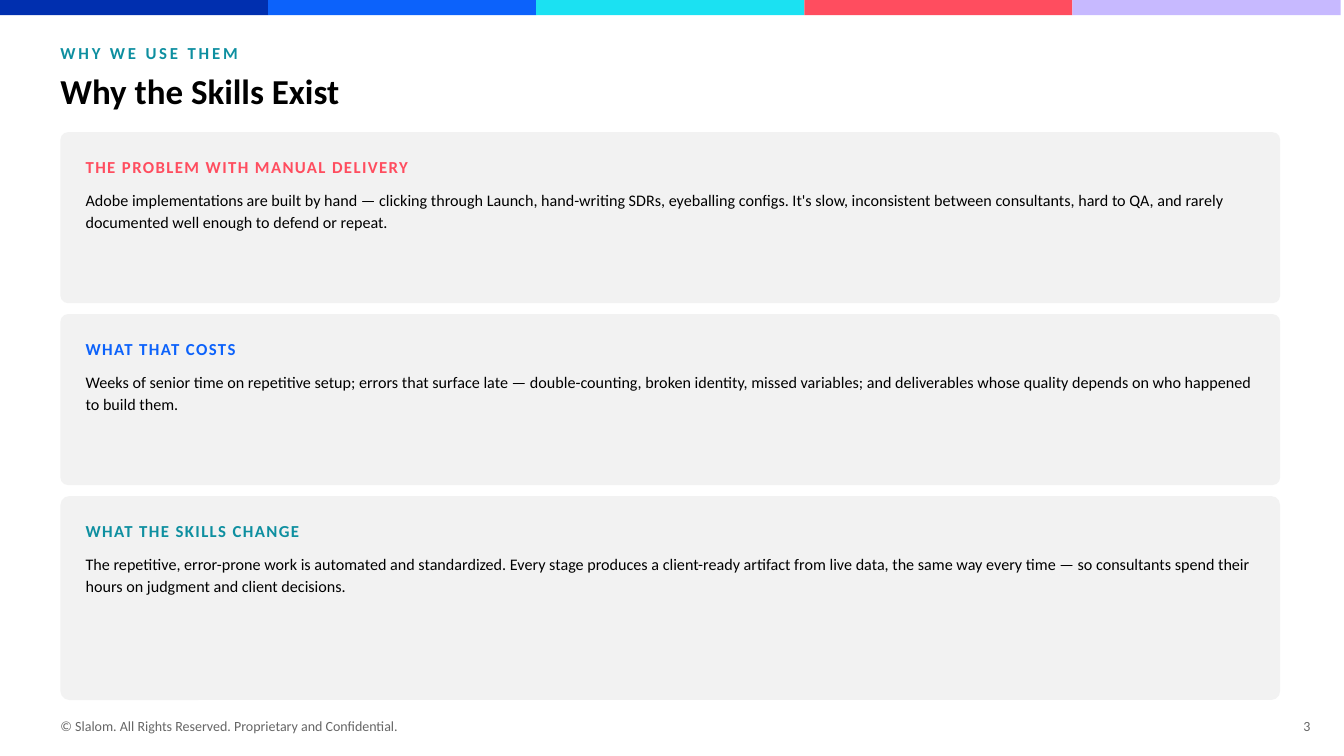
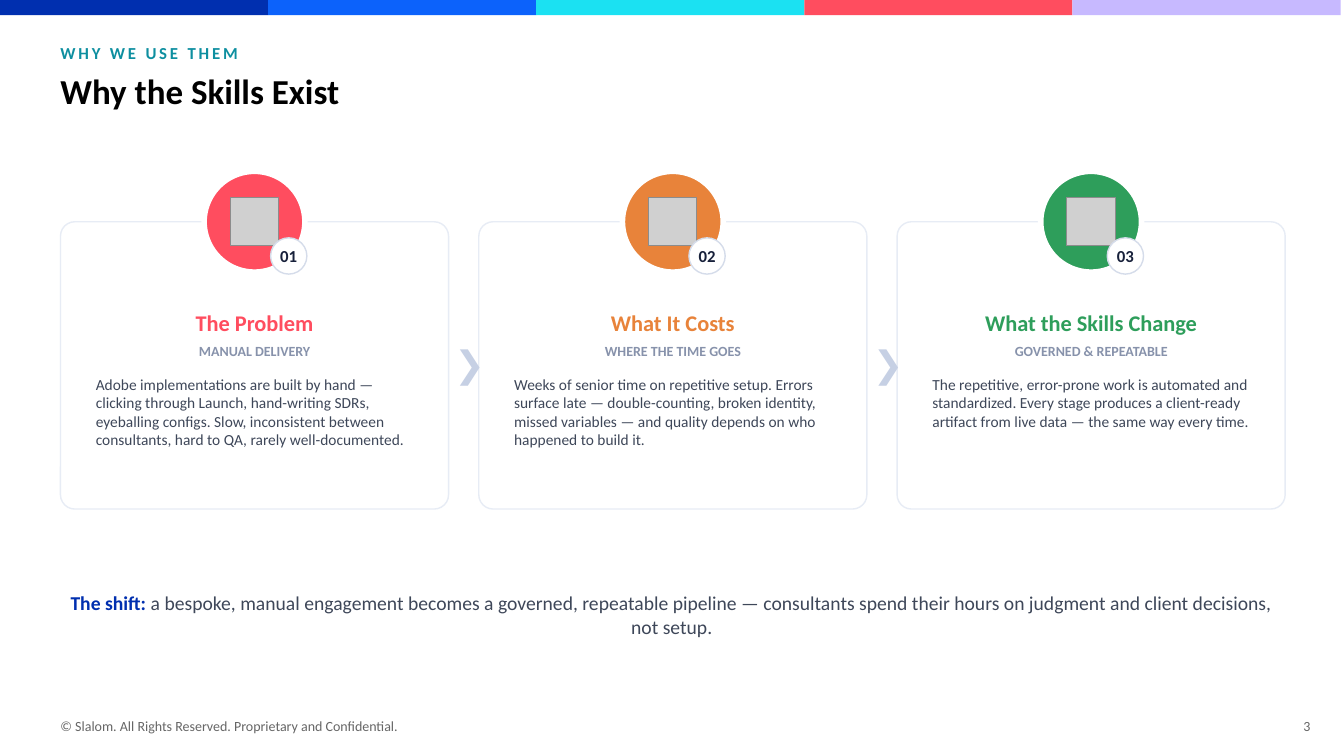
Before and after one commit to scotttavares/Adobe-Analytics-DTM, a slide deck: slide 3 of websdk-property/docs/adobe-data-collection-skills-suite.pptx. Drawn at 1344x756 pixels with LibreOffice and Linux fonts; fonts in the diff are those of the drawing; grey boxes stand for pictures. Boxes give left, top, right and bottom in pixels: in the first picture for what was removed or moved away, otherwise in the second. Text is boxed around its words. In the diff, an @@ line names an element or a change of style, - is before the commit and + after.

```diff
--- a/websdk-property/docs/adobe-data-collection-skills-suite.pptx
+++ b/websdk-property/docs/adobe-data-collection-skills-suite.pptx
@@ rounded rectangle removed at <box>60,132,1280,303</box> @@
@@ text removed at <box>86,162,408,173</box> @@
-THE PROBLEM WITH MANUAL DELIVERY
@@ ellipse added at <box>204,171,304,272</box>, fill #FF4D5F, outline #FFFFFF 4 pt @@
@@ ellipse added at <box>622,171,723,272</box>, fill #E8833A, outline #FFFFFF 4 pt @@
@@ ellipse added at <box>1041,171,1141,272</box>, fill #2E9E5B, outline #FFFFFF 4 pt @@
@@ picture added at <box>231,198,279,246</box> @@
@@ picture added at <box>648,198,697,246</box> @@
@@ picture added at <box>1068,198,1116,246</box> @@
@@ rounded rectangle added at <box>60,222,449,509</box>, fill #FFFFFF, outline #E7ECF5 1 pt @@
@@ ellipse added at <box>271,238,308,274</box>, fill #FFFFFF, outline #D5DCEA 1 pt, 12 pt, text #17203A, bold @@
+01
@@ rounded rectangle added at <box>479,222,867,509</box>, fill #FFFFFF, outline #E7ECF5 1 pt @@
@@ ellipse added at <box>689,238,725,274</box>, fill #FFFFFF, outline #D5DCEA 1 pt, 12 pt, text #17203A, bold @@
+02
@@ rounded rectangle added at <box>897,222,1286,509</box>, fill #FFFFFF, outline #E7ECF5 1 pt @@
@@ ellipse added at <box>1107,238,1143,274</box>, fill #FFFFFF, outline #D5DCEA 1 pt, 12 pt, text #17203A, bold @@
+03
@@ rounded rectangle removed at <box>60,315,1280,486</box> @@
@@ text added at <box>196,315,313,331</box>, 16 pt, text #FF4D5F, bold @@
+The Problem
@@ text at <box>611,315,734,331</box>: text changed; size 12 to 16 pt; text colour #0C62FB to #E8833A @@
-WHAT THAT COSTS
+What It Costs
@@ text at <box>985,315,1197,335</box>: text changed; size 12 to 16 pt; text colour #0E8FA0 to #2E9E5B @@
-WHAT THE SKILLS CHANGE
+What the Skills Change
@@ text added at <box>199,347,310,356</box>, 10 pt, text #8792AB, bold @@
+MANUAL DELIVERY
@@ text added at <box>449,338,491,388</box>, 26 pt, text #C6D0E4, bold @@
+❯
@@ text added at <box>605,347,741,356</box>, 10 pt, text #8792AB, bold @@
+WHERE THE TIME GOES
@@ text added at <box>867,338,909,388</box>, 26 pt, text #C6D0E4, bold @@
+❯
@@ text added at <box>1015,347,1168,356</box>, 10 pt, text #8792AB, bold @@
+GOVERNED & REPEATABLE
@@ text at <box>96,379,404,448</box>: text changed; size 11.5 to 11 pt; text colour #000000 to #3E4759 @@
-Adobe implementations are built by hand — clicking through Launch, hand-writing SDRs, eyeballing configs. It's slow, inconsistent between consultants, hard to QA, and rarely documented well enough to defend or repeat.
+Adobe implementations are built by hand — clicking through Launch, hand-writing SDRs, eyeballing configs. Slow, inconsistent between consultants, hard to QA, rarely well-documented.
@@ text at <box>514,379,816,448</box>: text changed; size 11.5 to 11 pt; text colour #000000 to #3E4759 @@
-Weeks of senior time on repetitive setup; errors that surface late — double-counting, broken identity, missed variables; and deliverables whose quality depends on who happened to build them.
+Weeks of senior time on repetitive setup. Errors surface late — double-counting, broken identity, missed variables — and quality depends on who happened to build it.
@@ text at <box>932,379,1248,430</box>: text changed; size 11.5 to 11 pt; text colour #000000 to #3E4759 @@
-The repetitive, error-prone work is automated and standardized. Every stage produces a client-ready artifact from live data, the same way every time — so consultants spend their hours on judgment and client decisions.
+The repetitive, error-prone work is automated and standardized. Every stage produces a client-ready artifact from live data — the same way every time.
@@ rounded rectangle removed at <box>60,496,1280,700</box> @@
@@ text added at <box>71,596,1271,637</box>, 14 pt, text #3E4759 @@
+The shift: a bespoke, manual engagement becomes a governed, repeatable pipeline — consultants spend their hours on judgment and client decisions, not setup.
```
Also in this commit, not shown: 1 other slide changed.
